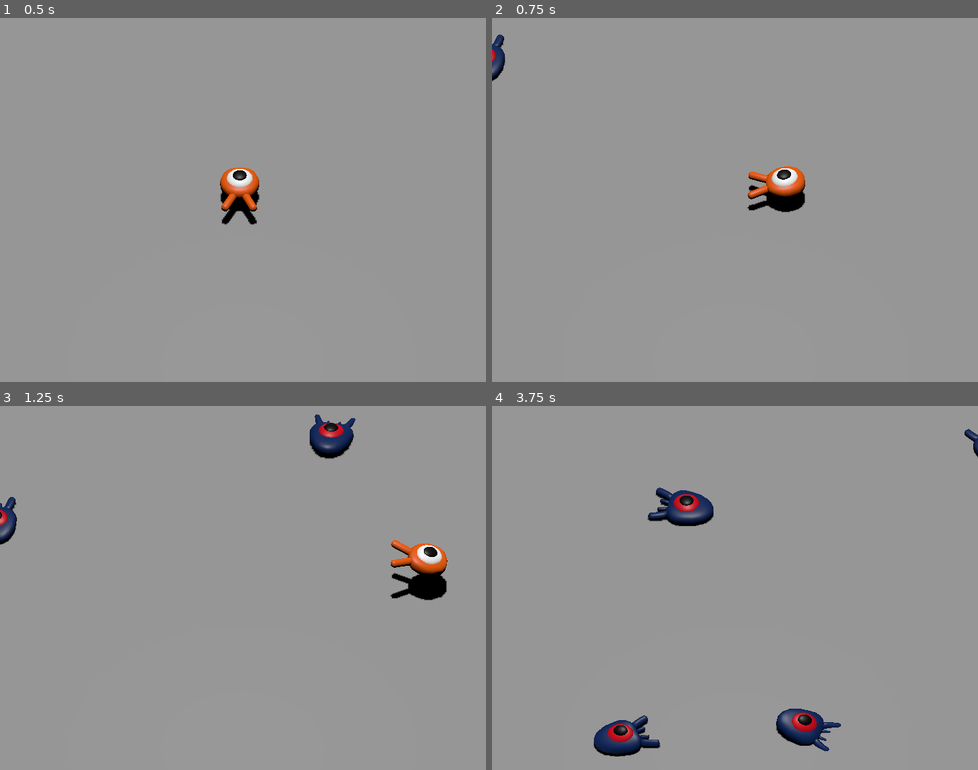
Above: before the commit, frames 1-4 (two rows, left to right).
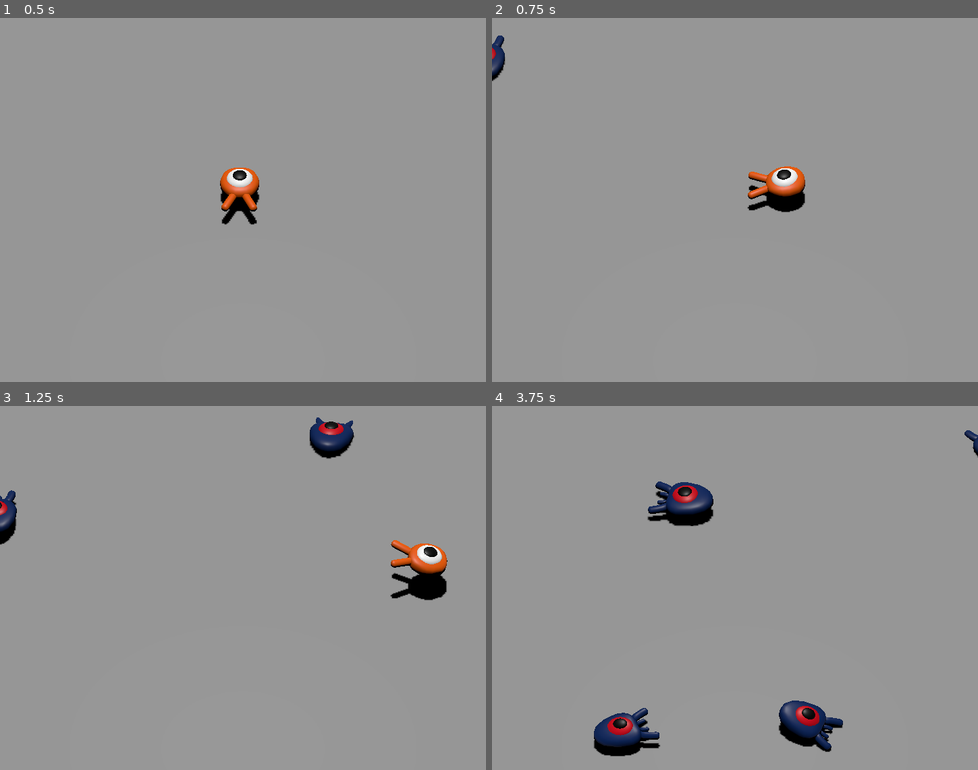
Above: after the commit, the same moments.

Repository: Roujon2/ProtoRat
Game: Godot game, scene res://scenes/main.tscn
Two runs of this game, one before a commit and one after it. Both use one fixed random seed, a clock stepped at 60 frames per second and the inputs below.
Inputs:
- Up to frame 1 (0.5 s): no input
- Up to frame 2 (0.75 s): hold Right (move_right) from 0.53 s (still down)
- Up to frame 3 (1.25 s): keep holding Right (move_right); tap Space (jump) at 0.77 s
- Up to frame 4 (3.75 s): release Right (move_right) at 1.28 s; hold Down (move_back) 1.28-2.03 s; tap Space (jump) at 1.52, 3.02 s; hold Right (move_right) 2.03-2.78 s; hold Up (move_forward) 2.78-3.53 s; hold Left (move_left) from 3.53 s (still down)

Frame 1 is identical in both runs. In frame 2, less than 0.1% of the frame differs, in the area x 0-3%, y 4-18%; in frame 3, 0.6%; in frame 4, 3.1%, in the area x 20-100%, y 6-97%.

Commit message:
👽 animating potatoes p2

Diff:
--- a/scenes/mob.tscn
+++ b/scenes/mob.tscn
@@ -1,10 +1,44 @@
-[gd_scene load_steps=4 format=3 uid="uid://bg32w5855hi3s"]
+[gd_scene load_steps=6 format=3 uid="uid://bg32w5855hi3s"]
 
 [ext_resource type="Script" uid="uid://cwfnpj5x70kxd" path="res://scripts/mob.gd" id="1_nokgg"]
 [ext_resource type="PackedScene" uid="uid://bicorb7we351t" path="res://art/mob.glb" id="2_ubaqv"]
 
 [sub_resource type="BoxShape3D" id="BoxShape3D_p11y5"]
 size = Vector3(1.3771667, 0.56555176, 1.9845657)
+
+[sub_resource type="Animation" id="Animation_bsing"]
+resource_name = "float"
+length = 1.2
+loop_mode = 1
+tracks/0/type = "value"
+tracks/0/imported = false
+tracks/0/enabled = true
+tracks/0/path = NodePath("Pivot/Character:position")
+tracks/0/interp = 1
+tracks/0/loop_wrap = true
+tracks/0/keys = {
+"times": PackedFloat32Array(0.3, 0.7, 1.2),
+"transitions": PackedFloat32Array(0.419, 2.06, 1),
+"update": 0,
+"values": [Vector3(0, 0, 0), Vector3(0, 0.65, 0), Vector3(0, 0.35, 0)]
+}
+tracks/1/type = "value"
+tracks/1/imported = false
+tracks/1/enabled = true
+tracks/1/path = NodePath("Pivot/Character:rotation")
+tracks/1/interp = 1
+tracks/1/loop_wrap = true
+tracks/1/keys = {
+"times": PackedFloat32Array(0.1, 0.5030635, 1.2),
+"transitions": PackedFloat32Array(0.419, 2.06, 1),
+"update": 0,
+"values": [Vector3(0, 0, 0), Vector3(0.13962634, 0, 0), Vector3(-0.15707964, 0, 0)]
+}
+
+[sub_resource type="AnimationLibrary" id="AnimationLibrary_d4cuo"]
+_data = {
+&"float": SubResource("Animation_bsing")
+}
 
 [node name="Mob" type="CharacterBody3D" groups=["mob"]]
 collision_layer = 2
@@ -14,6 +48,7 @@
 [node name="Pivot" type="Node3D" parent="."]
 
 [node name="Character" parent="Pivot" instance=ExtResource("2_ubaqv")]
+transform = Transform3D(1, 0, 0, 0, 0.98768836, 0.15643448, 0, -0.15643448, 0.98768836, 0, 0.35, 0)
 
 [node name="CollisionShape3D" type="CollisionShape3D" parent="."]
 transform = Transform3D(1, 0, 0, 0, 1, 0, 0, 0, 1, -0.056, 0.28881878, -0.017)
@@ -22,4 +57,10 @@
 [node name="VisibleOnScreenNotifier3D" type="VisibleOnScreenNotifier3D" parent="."]
 aabb = AABB(-1.1360523, 1.2922101e-08, -1.929885, 2.2721045, 2, 3.85977)
 
+[node name="AnimationPlayer" type="AnimationPlayer" parent="."]
+libraries = {
+&"": SubResource("AnimationLibrary_d4cuo")
+}
+autoplay = "float"
+
 [connection signal="screen_exited" from="VisibleOnScreenNotifier3D" to="." method="_on_visible_on_screen_notifier_3d_screen_exited"]
--- a/scripts/mob.gd
+++ b/scripts/mob.gd
@@ -27,6 +27,9 @@
 	# We then rotate the velocity vector based on the mob's Y rotation
 	# in order to move in the direction the mob is looking.
 	velocity = velocity.rotated(Vector3.UP, rotation.y)
+	$AnimationPlayer.speed_scale = random_speed / min_speed
+
+
 
 func squash():
 	squashed.emit()
